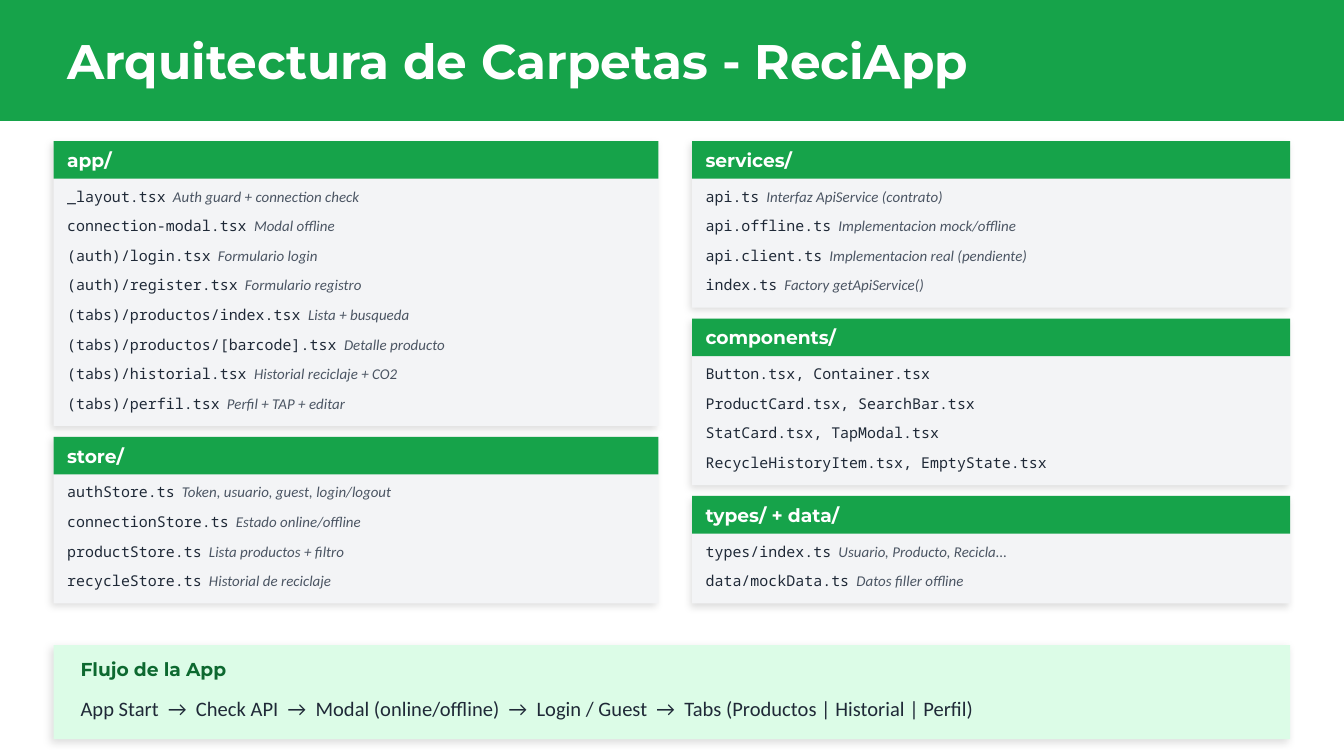
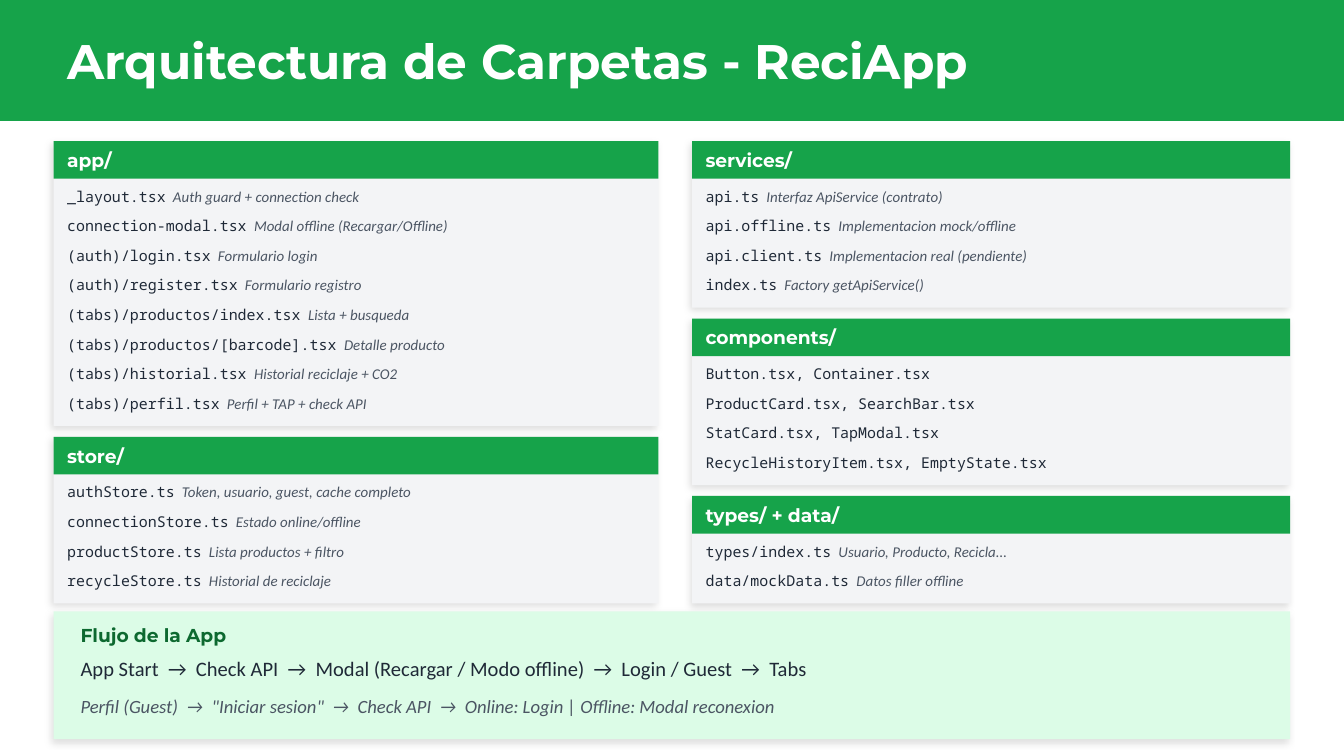
Before and after one commit to Norien-hue/ReciApp, a slide deck: slide 2 of docs/diagramas.pptx. Drawn at 1344x756 pixels with LibreOffice and Linux fonts; fonts in the diff are those of the drawing. Boxes give left, top, right and bottom in pixels: in the first picture for what was removed or moved away, otherwise in the second. Text is boxed around its words. In the diff, an @@ line names an element or a change of style, - is before the commit and + after.

```diff
--- a/docs/diagramas.pptx
+++ b/docs/diagramas.pptx
@@ text at (67,219,447,234): text changed; font Noto Sans Mono to Calibri; text colour #1F2937 to #4B5563; italic on @@
-connection-modal.tsx Modal offline
+connection-modal.tsx Modal offline (Recargar/Offline)
@@ text at (67,397,367,413): text changed; font Noto Sans Mono to Calibri; text colour #1F2937 to #4B5563; italic on @@
-(tabs)/perfil.tsx Perfil + TAP + editar
+(tabs)/perfil.tsx Perfil + TAP + check API
@@ text at (67,485,411,500): text changed @@
-authStore.ts Token, usuario, guest, login/logout
+authStore.ts Token, usuario, guest, cache completo
@@ rectangle: place and size @@
-rectangle at (54,645,1290,739)
+rectangle at (54,612,1290,739)
@@ text "Flujo de la App": place and size @@
-text "Flujo de la App" at (81,661,226,680)
+text "Flujo de la App" at (81,627,226,646)
@@ text at (81,661,806,680): text changed @@
-App Start → Check API → Modal (online/offline) → Login / Guest → Tabs (Productos | Historial | Perfil)
+App Start → Check API → Modal (Recargar / Modo offline) → Login / Guest → Tabs
@@ text added at (81,699,775,716), 10 pt, text #4B5563, italic @@
+Perfil (Guest) → "Iniciar sesion" → Check API → Online: Login | Offline: Modal reconexion
```
Also in this commit, not shown: 1 other file.
